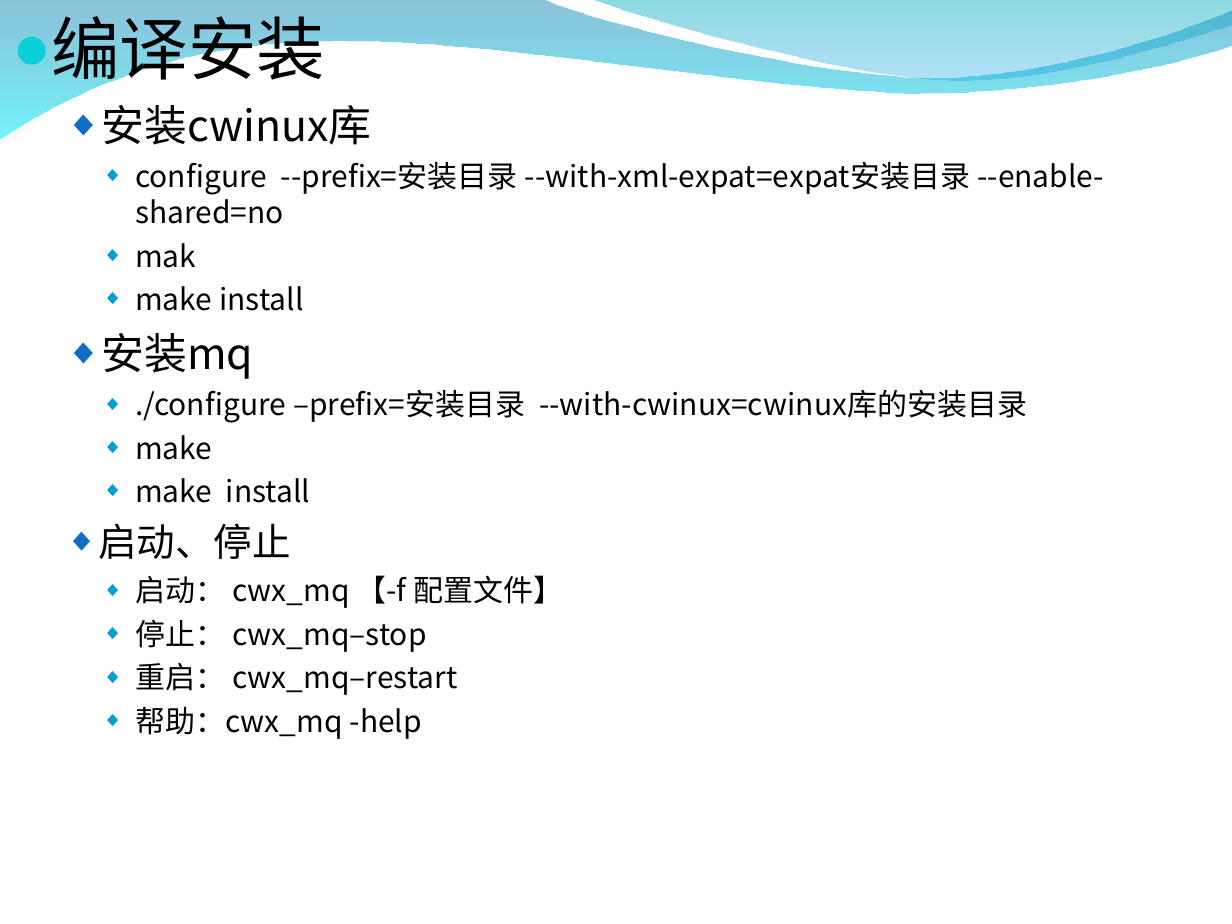
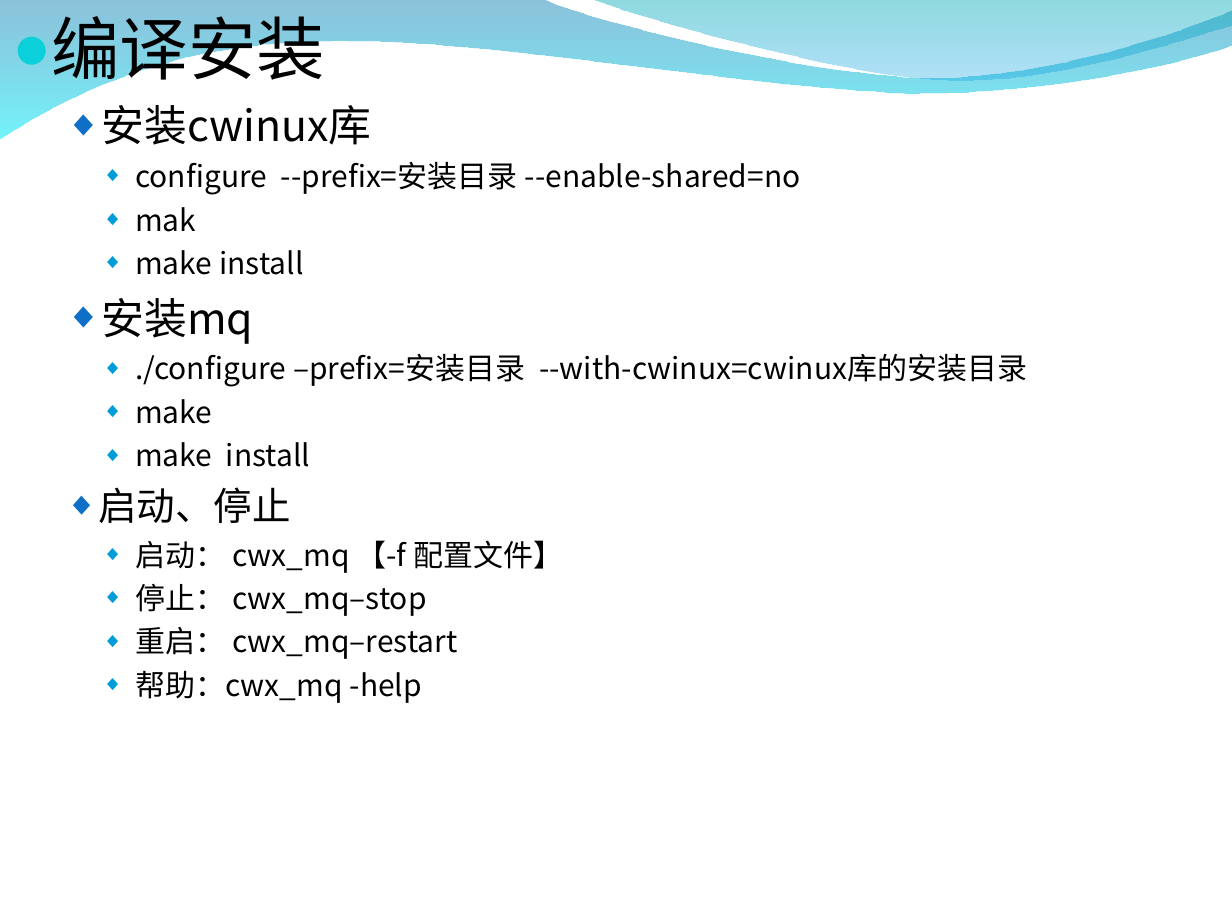
Before and after one commit to zxf1864/cwinux-mq, a slide deck: slide 8 of mq/doc/mq_introduce.ppt. Drawn at 1232x924 pixels with LibreOffice and Linux fonts; fonts in the diff are those of the drawing; background and template pictures are left out. Boxes give left, top, right and bottom in pixels: in the first picture for what was removed or moved away, otherwise in the second. Text is boxed around its words. In the diff, an @@ line names an element or a change of style, - is before the commit and + after.

```diff
--- a/mq/doc/mq_introduce.ppt
+++ b/mq/doc/mq_introduce.ppt
@@ text at (x1=135, y1=162, x2=801, y2=195): text changed @@
-    ◆ configure --prefix=安装目录 --with-xml-expat=expat安装目录 --enable-shared=no
+    ◆ configure --prefix=安装目录 --enable-shared=no
```
Also in this commit, not shown: 2 other slides changed, 5 other files.
